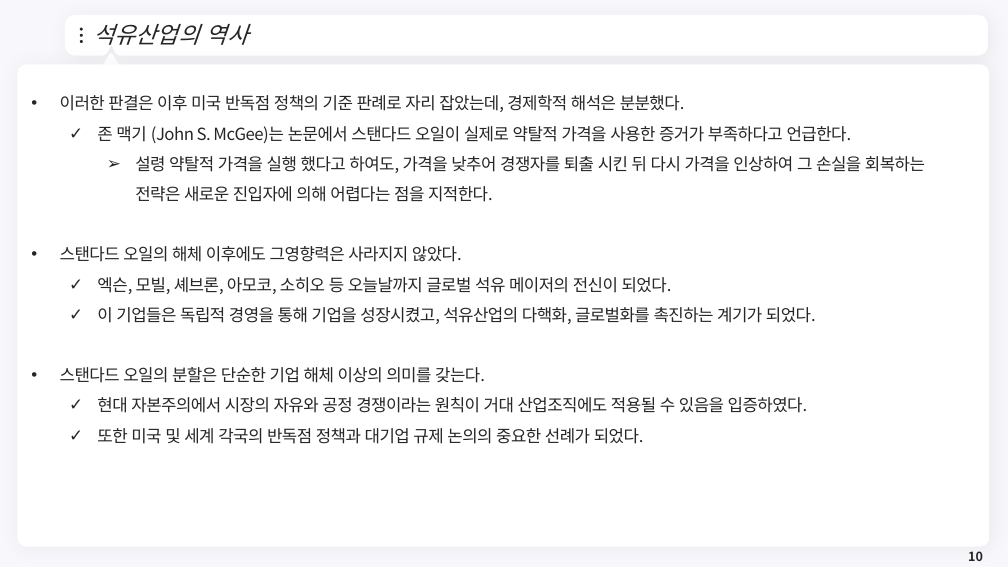
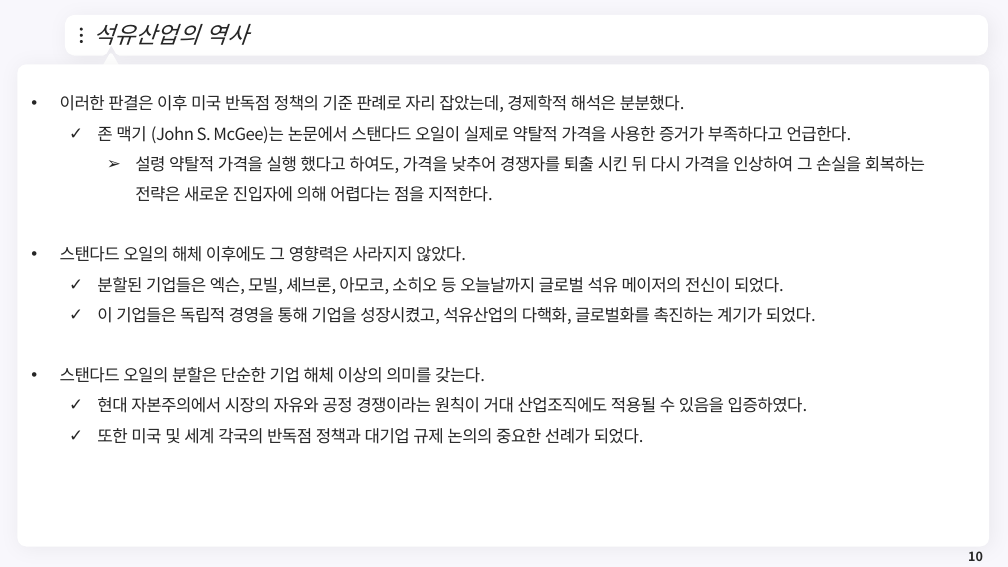
Before and after one commit to meandthey/Teaching, a slide deck: slide 10 of 에너지경제학/자원에너지경제학_Chapter_3 (석유).pptx. Drawn at 1008x567 pixels with LibreOffice and Linux fonts; fonts in the diff are those of the drawing; background and template pictures are left out. Boxes give left, top, right and bottom in pixels: in the first picture for what was removed or moved away, otherwise in the second. Text is boxed around its words. In the diff, an @@ line names an element or a change of style, - is before the commit and + after.

```diff
--- a/에너지경제학/자원에너지경제학_Chapter_3 (석유).pptx
+++ b/에너지경제학/자원에너지경제학_Chapter_3 (석유).pptx
@@ text at bbox=[60, 246, 784, 294]: text changed @@
-• 스탠다드 오일의 해체 이후에도 그영향력은 사라지지 않았다.
-  ✓ 엑슨, 모빌, 셰브론, 아모코, 소히오 등 오늘날까지 글로벌 석유 메이저의 전신이 되었다.
+• 스탠다드 오일의 해체 이후에도 그 영향력은 사라지지 않았다.
+  ✓ 분할된 기업들은 엑슨, 모빌, 셰브론, 아모코, 소히오 등 오늘날까지 글로벌 석유 메이저의 전신이 되었다.
```
Also in this commit, not shown: 7 other slides changed, 14 other files.
